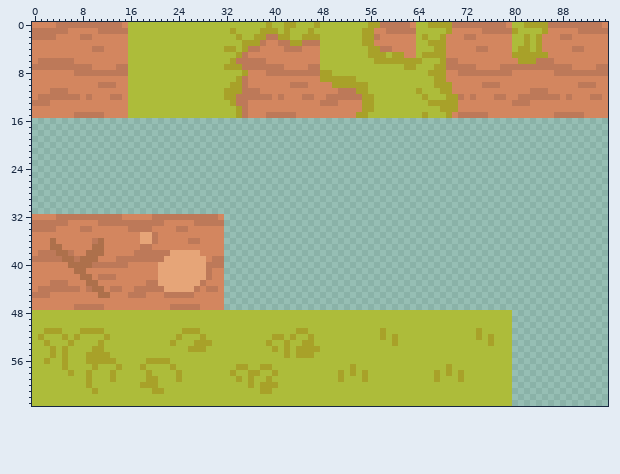
Edited in one commit: sprite sheet (src/Hamaze.Game/Assets/Tilesets/terrain_001.png). The first picture shows the starting point.
The file is 96x64 pixels.
The result:
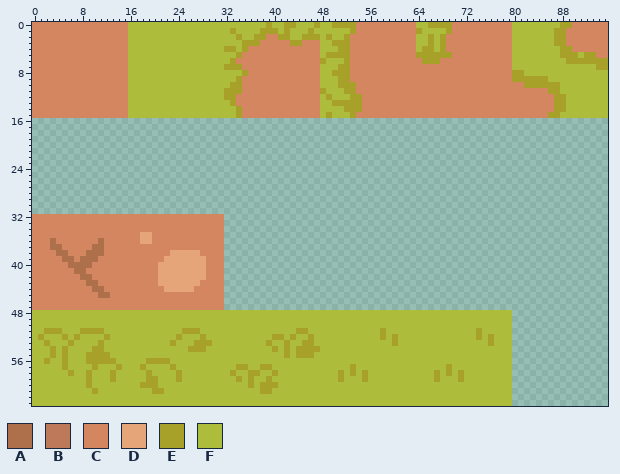
Palette (. is transparent): A #ad704b  B #bd7959  C #d3865f  D #e6a578  E #a8a129  F #adbc3a
Changes in this commit:
Changed rows in their new state; - is an unchanged pixel.
first column x 0:
 0 ----CCCCCCCCCCC-----------------------------------EEEECCCCCCCCC-------CCCCCCCCC---FFFFFFEECCCCC-
 1 CCCCCC-----CCCCC-------------------------------------ECCC--CCCCCE----------CCCCCF----FFEE--CCCCC
 2 CCCC----CC-----------------------------CC--------E--ECCCCC-------FE-----CC--------F-FFFEEC------
 3 --------------------------------------C--CC--CCC--EEECCCC----------F--------------F-FFFEE-------
 4 ----------CC------------------------CC----CCC------EECCCCCCC-----EEF------CC-----FF-FFFFEECC----
 5 -----------------------------------C-------------EEEECCCCCCCCC--E----E----------FFFFFFFFEEEFEE--
 6 -CCCCCC---------------------------CCCCC---------E---ECCCCCCCCCCCCEEECCC---------FFFFFFFFFEEEEEEE
 7 CCCCCCCCCC----CC-------------------CCCCCCC----CC---EECCCCCCCCCCCCCCCCCCCCC----CCFFFFFFFFFFFFFFEE
 8 -------CCCCCCCCC-----------------------CCCCCCCCCFFEEECCCCCCCCCCCCCCCC--CCCCCCCCCEEFFFFFFFFFFFFFF
 9 -----------------------------------C------------FFF--CCCCCCCCCCCCCCCC-----------EEEEEEFFFFFFFFFF
10 -----------CCC---------------------C-------CCC--FFF---CCCCCCCCCCCCCCCC-----CCC----EEEEEEFFFFFFFF
11 ---CCC-----------------------------CCC----------EFFFEECCCCCCCCCCCCCCCC-------------CCCEEFFFFFFFF
12 -CCCCCCC-C---CC-------------------CCCCCC-C---CC-FEFFFEECCCCCCCCCCCCCCCCC-C---CC--CCCCCCEEFFFFFFF
13 CCC-------------------------------CC------------FFEEEEECCCCCCCCCCCCCCCC---------CCC----EEFFFFFFF
14 -----------------------------------C------------FFFFEEECCCCCCCCCCCCCCCC----------------EEFFFFFFF
15 -------CCCCC-----------------------C---CCCCC----FEFFFECCCCCCCCCCCCCCCC-CCCCC----------EEFFFFFFFF
first column x 0:
32 ----CCCCCCCCCCC-----CCCCCCCCCCC-
33 CCCCCC-----CCCCCCCCCCC-----CCCCC
34 CCCC----CC------CCCC----CC------
35 --------------------C-----------
36 ----------C---------C-----CC----
37 ------------------CC------------
38 -CCC--C----------CCCCCC---------
39 CCCCC--C------CCCCCCCC--------CC
40 ----------CCCCCC-------------CCC
41 -----------------------------C--
42 -----------CCC---------------C--
43 ---CCC-------------CC-------C---
44 -CCCCCCC-C---CC--CCCCC-----C-CC-
45 CCC-------------CCC---CCCCC-----
47 -------CCCCC-----------CCCCC----
